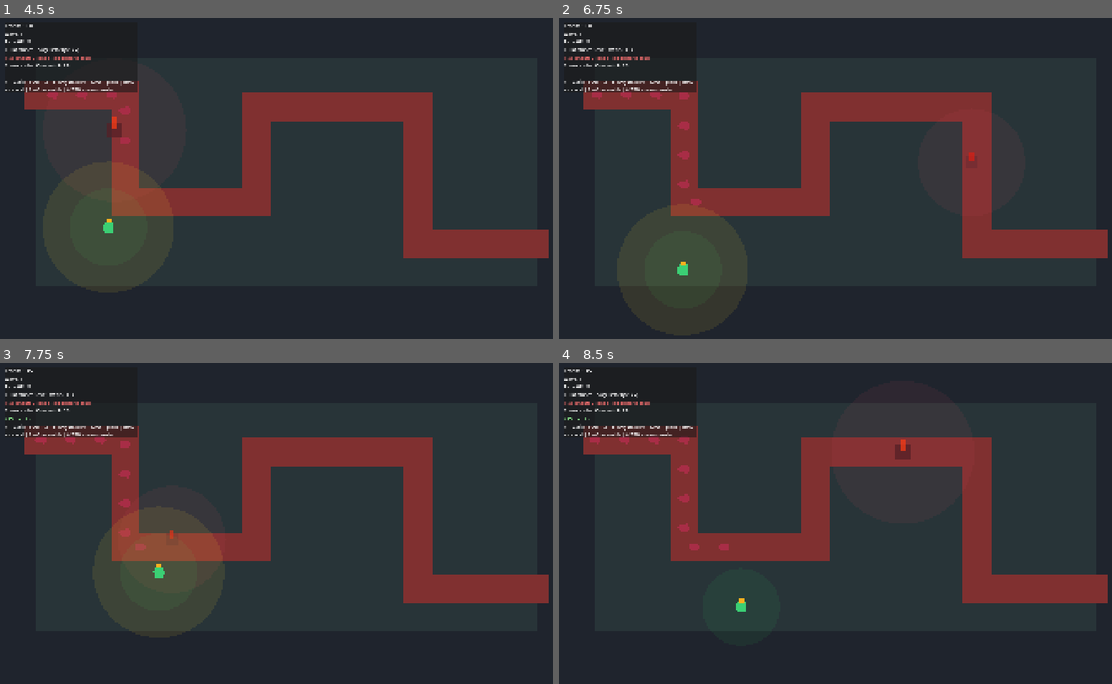
Above: before the commit, frames 1-4 (two rows, left to right).
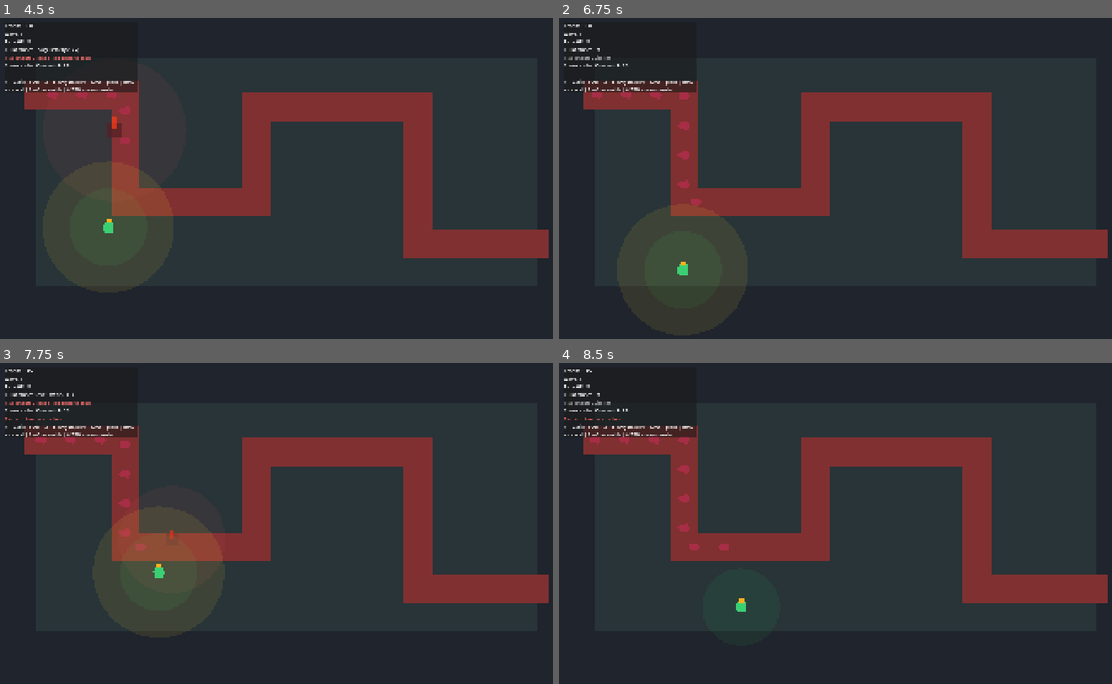
Above: after the commit, the same moments.

Repository: Auda29/TDG
Game: Godot game, scene res://scenes/bootstrap/main.tscn
Two runs of this game, one before a commit and one after it. Both use one fixed random seed, a clock stepped at 60 frames per second and the inputs below.
Inputs (mouse positions are in pixels of both pictures, inside the frame that each line leads up to):
- Up to frame 1 (4.5 s): move the mouse to (414, 162) at 0.52 s; hold D (move_right) 0.53-1.28 s; hold 1 (ability_1) 0.53-1.28 s; tap 3 (ability_3) at 0.8, 1.35, 3.8 s; move the mouse to (171, 194) at 1.27 s; hold S (move_down) 1.28-2.03 s; click (171, 194) at 1.55 s; move the mouse to (342, 107) at 2.02 s; press the mouse at (342, 107) at 2.03 s; hold D (move_right) 2.03-2.78 s; right-click (342, 107) at 2.3 s; move the mouse to (259, 242) at 2.77 s; release the mouse at (259, 242) at 2.78 s; hold W (move_up) 2.78-3.53 s; right-click (259, 242) at 2.85 s; tap 1 (ability_1) at 3.05 s; move the mouse to (458, 226) at 3.52 s; hold 1 (ability_1) 3.53-4.28 s; hold A (move_left) from 3.53 s (still down); move the mouse to (116, 130) at 4.27 s; tap 2 (ability_2) at 4.35 s
- Up to frame 2 (6.75 s): click (675, 130) at 4.55 s; move the mouse to (874, 178) at 5.02 s; release A (move_left) at 5.03 s; hold S (move_down) 5.03-5.78 s; hold 3 (ability_3) 5.03-5.78 s; right-click (874, 178) at 5.3 s; move the mouse to (758, 98) at 5.77 s; hold D (move_right) 5.78-6.53 s; click (758, 98) at 5.85 s; tap 1 (ability_1) at 6.05 s; move the mouse to (973, 162) at 6.52 s; hold W (move_up) from 6.53 s (still down); hold Right mouse button (command_secondary) from 6.53 s (still down)
- Up to frame 3 (7.75 s): tap 3 (ability_3) at 6.8 s; move the mouse to (171, 539) at 7.27 s; release W (move_up) at 7.28 s; release Right mouse button (command_secondary) at 7.28 s; hold D (move_right) from 7.28 s (still down); tap 1 (ability_1) at 7.35 s; click (171, 539) at 7.55 s
- Up to frame 4 (8.5 s): move the mouse to (901, 452) at 8.02 s; release D (move_right) at 8.03 s; hold S (move_down) from 8.03 s (still down); hold 3 (ability_3) from 8.03 s (still down); right-click (901, 452) at 8.3 s

Frame 1 is identical in both runs. In frame 2, 0.2% of the frame differs, in the area x 0-76%, y 9-45%; in frame 3, less than 0.1%; in frame 4, 0.4%, in the area x 0-64%, y 9-31%.

Commit message:
Update project configuration, enhance UI elements in mvp_hud.tscn, and refine input handling in game_root.gd. Added new animation settings, adjusted viewport size, and improved mouse filtering for UI components. Updated input event handling to use 'just pressed' for better responsiveness in gameplay actions.

Diff:
--- a/game/project.godot
+++ b/game/project.godot
@@ -1,5 +1,6 @@
 ; Engine configuration file.
-; It's best edited using the editor and not directly.
+; It's best edited using the editor UI and not directly,
+; since the parameters that go here are not all obvious.
 ;
 ; Format:
 ;   [section] ; section goes between []
@@ -7,62 +8,78 @@
 
 config_version=5
 
+[animation]
+
+compatibility/default_parent_skeleton_in_mesh_instance_3d=true
+
 [application]
+
 config/name="TDG Prototype"
 run/main_scene="res://scenes/bootstrap/main.tscn"
-config/features=PackedStringArray("4.4")
+config/features=PackedStringArray("4.6")
 config/icon="res://icon.svg"
 
 [autoload]
+
 SceneRouter="*res://scripts/autoload/scene_router.gd"
 AudioManager="*res://scripts/autoload/audio_manager.gd"
 GameState="*res://scripts/core/game_state.gd"
 RunState="*res://scripts/core/run_state.gd"
 
 [display]
+
 window/size/viewport_width=1920
 window/size/viewport_height=1080
 window/stretch/mode="canvas_items"
-window/stretch/aspect="keep"
 
 [input]
+
 move_up={
 "deadzone": 0.2,
-"events": [Object(InputEventKey,"resource_local_to_scene":fa …(198 unchanged characters)… ,"unicode":119,"location":0,"echo":false)]
+"events": [Object(InputEventKey,"resource_local_to_scene":fa …(198 unchanged characters)… ,"unicode":119,"location":0,"echo":false,"script":null)
+]
 }
 move_down={
 "deadzone": 0.2,
-"events": [Object(InputEventKey,"resource_local_to_scene":fa …(198 unchanged characters)… ,"unicode":115,"location":0,"echo":false)]
+"events": [Object(InputEventKey,"resource_local_to_scene":fa …(198 unchanged characters)… ,"unicode":115,"location":0,"echo":false,"script":null)
+]
 }
 move_left={
 "deadzone": 0.2,
-"events": [Object(InputEventKey,"resource_local_to_scene":fa …(197 unchanged characters)… 5,"unicode":97,"location":0,"echo":false)]
+"events": [Object(InputEventKey,"resource_local_to_scene":fa …(197 unchanged characters)… 5,"unicode":97,"location":0,"echo":false,"script":null)
+]
 }
 move_right={
 "deadzone": 0.2,
-"events": [Object(InputEventKey,"resource_local_to_scene":fa …(198 unchanged characters)… ,"unicode":100,"location":0,"echo":false)]
+"events": [Object(InputEventKey,"resource_local_to_scene":fa …(198 unchanged characters)… ,"unicode":100,"location":0,"echo":false,"script":null)
+]
 }
 command_primary={
 "deadzone": 0.2,
-"events": [Object(InputEventMouseButton,"resource_local_to_s …(257 unchanged characters)… lse,"pressed":false,"double_click":false)]
+"events": [Object(InputEventMouseButton,"resource_local_to_s …(257 unchanged characters)… lse,"pressed":false,"double_click":false,"script":null)
+]
 }
 command_secondary={
 "deadzone": 0.2,
-"events": [Object(InputEventMouseButton,"resource_local_to_s …(257 unchanged characters)… lse,"pressed":false,"double_click":false)]
+"events": [Object(InputEventMouseButton,"resource_local_to_s …(257 unchanged characters)… lse,"pressed":false,"double_click":false,"script":null)
+]
 }
 ability_1={
 "deadzone": 0.2,
-"events": [Object(InputEventKey,"resource_local_to_scene":fa …(197 unchanged characters)… 9,"unicode":49,"location":0,"echo":false)]
+"events": [Object(InputEventKey,"resource_local_to_scene":fa …(197 unchanged characters)… 9,"unicode":49,"location":0,"echo":false,"script":null)
+]
 }
 ability_2={
 "deadzone": 0.2,
-"events": [Object(InputEventKey,"resource_local_to_scene":fa …(197 unchanged characters)… 0,"unicode":50,"location":0,"echo":false)]
+"events": [Object(InputEventKey,"resource_local_to_scene":fa …(197 unchanged characters)… 0,"unicode":50,"location":0,"echo":false,"script":null)
+]
 }
 ability_3={
 "deadzone": 0.2,
-"events": [Object(InputEventKey,"resource_local_to_scene":fa …(197 unchanged characters)… 1,"unicode":51,"location":0,"echo":false)]
+"events": [Object(InputEventKey,"resource_local_to_scene":fa …(197 unchanged characters)… 1,"unicode":51,"location":0,"echo":false,"script":null)
+]
 }
 
 [rendering]
-renderer/rendering_method="forward_plus"
+
 textures/canvas_textures/default_texture_filter=0
--- a/game/scenes/ui/mvp_hud.tscn
+++ b/game/scenes/ui/mvp_hud.tscn
@@ -7,10 +7,12 @@
 anchors_preset = 15
 anchor_right = 1.0
 anchor_bottom = 1.0
+mouse_filter = 2
 script = ExtResource("1")
 
 [node name="Panel" type="PanelContainer" parent="."]
 layout_mode = 0
+mouse_filter = 2
 offset_left = 16.0
 offset_top = 16.0
 offset_right = 460.0
--- a/game/scripts/gameplay/game_root.gd
+++ b/game/scripts/gameplay/game_root.gd
@@ -32,21 +32,22 @@
 	_setup_wave()
 
 func _process(_delta: float) -> void:
+	_handle_build_input()
 	_update_tower_preview()
 	_update_hud_feedback()
 
-func _unhandled_input(event: InputEvent) -> void:
-	if event.is_action_pressed("ability_1"):
+func _handle_build_input() -> void:
+	if Input.is_action_just_pressed("ability_1"):
 		_toggle_tower_selection("basic_tower")
 		return
-	if event.is_action_pressed("ability_3"):
+	if Input.is_action_just_pressed("ability_3"):
 		_toggle_tower_selection("heavy_battery")
 		return
-	if event.is_action_pressed("command_secondary"):
+	if Input.is_action_just_pressed("command_secondary"):
 		GameState.clear_selection()
 		_clear_preview()
 		return
-	if event.is_action_pressed("command_primary") and _has_selected_tower():
+	if Input.is_action_just_pressed("command_primary") and _has_selected_tower():
 		_try_place_selected_tower()
 
 func _setup_map() -> void:
Not shown, added: game/icon.svg.import
Not shown, added: game/scripts/autoload/audio_manager.gd.uid
Not shown, added: game/scripts/autoload/scene_router.gd.uid
Not shown, added: game/scripts/core/game_state.gd.uid
Not shown, added: game/scripts/core/run_state.gd.uid
Not shown, added: game/scripts/gameplay/commander/basic_commander.gd.uid
Not shown, added: game/scripts/gameplay/enemies/basic_enemy.gd.uid
Not shown, added: game/scripts/gameplay/game_root.gd.uid
Not shown, added: game/scripts/gameplay/map/map_root.gd.uid
Not shown, added: game/scripts/gameplay/towers/basic_tower.gd.uid
Not shown, added: game/scripts/gameplay/wave/wave_runner.gd.uid
Not shown, added: game/scripts/ui/mvp_hud.gd.uid
